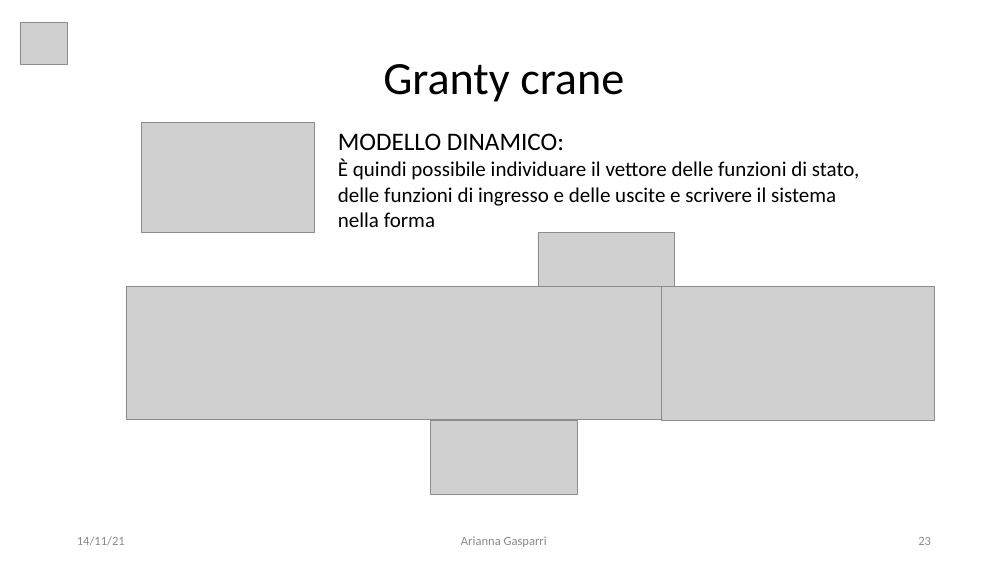
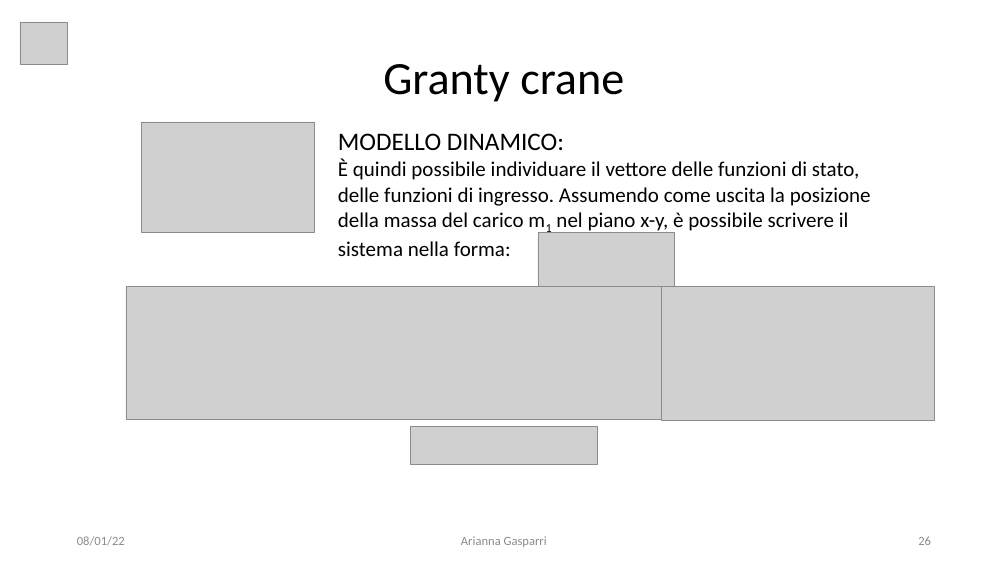
Before and after one commit to giga487/BicchiGas, a slide deck: slide 26 of Relazione/Presentazione.pptx (slide 23 before the commit). Drawn at 1008x567 pixels with LibreOffice and Linux fonts; fonts in the diff are those of the drawing; grey boxes stand for pictures. Boxes give left, top, right and bottom in pixels: in the first picture for what was removed or moved away, otherwise in the second. Text is boxed around its words. In the diff, an @@ line names an element or a change of style, - is before the commit and + after.

```diff
--- a/Relazione/Presentazione.pptx
+++ b/Relazione/Presentazione.pptx
@@ text at (338,159,871,256): text changed @@
-È quindi possibile individuare il vettore delle funzioni di stato, delle funzioni di ingresso e delle uscite e scrivere il sistema nella forma
+È quindi possibile individuare il vettore delle funzioni di stato, delle funzioni di ingresso. Assumendo come uscita la posizione della massa del carico m1 nel piano x-y, è possibile scrivere il sistema nella forma:
@@ picture added at (411,426,597,464) @@
@@ picture removed at (430,420,577,494) @@
@@ text at (77,536,125,546): text changed @@
-14/11/21
+08/01/22
@@ page number at (918,536,931,545): text changed @@
-23
+26
```
Also in this commit, not shown: 23 other slides changed, 14 slides added, 3 slides removed, 44 other files.
